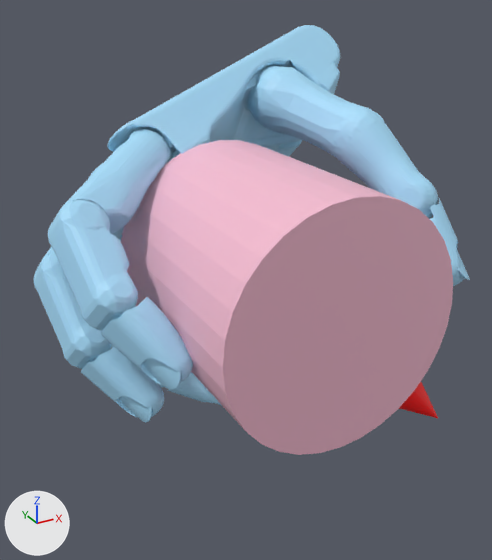
A saved change to the glTF model static/assets/cond/Shadowhand/contactdb+cylinder_medium/1.glb.
Rendered twice from a 50 mm lens placed at (-0.108, -0.177, 0.092), pointed at (0.01, 0.039, -0.016). Every picture has the same lights, and +X, +Y and +Z are marked at lower left. Where no turn or scale is listed for an object, it has been applied to the vertices. Vertices at the same position are counted once.

The first picture shows 'cylinder_medium.stl', 'geometry_1', 'geometry_2'.
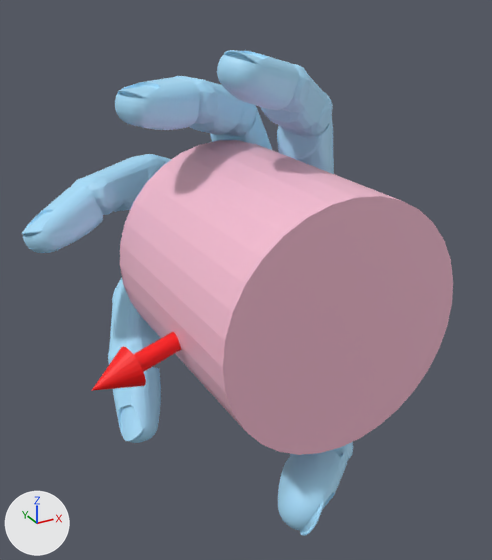
What differs and where, as boxes (x1, y1, x2, y2) in the pictures (492 x 560 px; the box of a moved part takes in the faces that stretch with it):
'geometry_1', reshaped (24% narrower, 22% taller): before (34, 25, 470, 423); after (21, 50, 353, 536)
'geometry_2', reshaped: before (399, 382, 438, 418); after (91, 332, 181, 391)
part 1 of me_geometry_1, moved or reshaped (not visible afterwards): before (88, 25, 340, 179)
part 2 of me_geometry_1, moved or reshaped (not visible afterwards): before (247, 63, 340, 157)
part 3 of me_geometry_1, moved or reshaped: before (66, 128, 171, 234); after (277, 115, 334, 174)
part 4 of me_geometry_1, moved or reshaped: before (48, 199, 138, 331); after (261, 63, 333, 137)
part 5 of me_geometry_1, moved or reshaped: before (101, 297, 193, 390); after (217, 50, 299, 110)
part 6 of me_geometry_1, moved or reshaped: before (46, 227, 124, 255); after (210, 107, 272, 150)
part 7 of me_geometry_1, moved or reshaped: before (34, 251, 112, 369); after (172, 76, 256, 136)
part 8 of me_geometry_1, moved or reshaped: before (81, 347, 164, 423); after (115, 78, 200, 130)
part 9 of me_geometry_1, moved or reshaped (not visible before): after (155, 155, 172, 164)
part 10 of me_geometry_1, moved or reshaped: before (111, 345, 164, 388); after (71, 154, 165, 215)
part 11 of me_geometry_1, moved or reshaped: before (167, 372, 222, 406); after (21, 185, 103, 253)
part 12 of me_geometry_1, moved or reshaped (not visible before): after (108, 284, 161, 364)
part 13 of me_geometry_1, moved or reshaped (not visible before): after (113, 367, 161, 443)
part 14 of me_geometry_1, moved or reshaped (not visible afterwards): before (248, 66, 385, 157)
part 15 of me_geometry_1, moved or reshaped: before (333, 107, 438, 219); after (290, 442, 353, 461)
part 16 of me_geometry_1, moved or reshaped: before (430, 198, 470, 286); after (278, 450, 347, 536)

The change, as a diff of the scene's bpy script:
```diff
--- a/static/assets/cond/Shadowhand/contactdb+cylinder_medium/1.glb.py
+++ b/static/assets/cond/Shadowhand/contactdb+cylinder_medium/1.glb.py
@@ me_geometry_1 @@
 me_geometry_1.from_pydata(...)  # 23775 vertices, 47220 faces; spans x -0.07..0.08, y -0.02..0.134, z -0.065..0.075
+# me_geometry_1 part 1: the loose piece of 3477 vertices spanning x -0.041..0.074, y 0.039..0.134, z -0.005..0.075 is multiplied about its middle by the matrix ((-0.086, 0.274, 0.958), (-0.21, 0.935, -0.286), (-0.974, -0.226, -0.023)), then moved by (0.03, -0.02, -0.072)
+# me_geometry_1 part 2: the loose piece of 2386 vertices spanning x 0.017..0.07, y 0.055..0.123, z -0.001..0.061 is multiplied about its middle by the matrix ((-0.086, 0.274, 0.958), (-0.21, 0.935, -0.286), (-0.974, -0.226, -0.023)), then moved by (-0.003, -0.024, -0.093)
+# me_geometry_1 part 3: the loose piece of 549 vertices spanning x -0.066..-0.016, y 0.012..0.059, z 0.013..0.045 is multiplied about its middle by the matrix ((-0.119, 0.252, 0.96), (-0.175, 0.947, -0.27), (-0.977, -0.2, -0.069)), then moved by (0.074, -0.003, 0.002)
+# me_geometry_1 part 4: the loose piece of 224 vertices spanning x -0.067..-0.047, y -0.007..0.03, z -0.004..0.032 is multiplied about its middle by the matrix ((-0.38, 0.098, 0.92), (-0.36, 0.9, -0.245), (-0.852, -0.424, -0.307)), then moved by (0.073, 0.005, 0.042)
+# me_geometry_1 part 5: the loose piece of 2529 vertices spanning x -0.06..-0.037, y -0.02..0.006, z -0.019..0.007 is multiplied about its middle by the matrix ((-0.508, -0.022, 0.861), (-0.465, 0.849, -0.252), (-0.725, -0.528, -0.441)), then moved by (0.042, 0.008, 0.073)
+# me_geometry_1 part 6: the loose piece of 549 vertices spanning x -0.069..-0.021, y 0.028..0.074, z -0.007..0.029 is multiplied about its middle by the matrix ((-0.042, 0.277, 0.96), (-0.146, 0.949, -0.281), (-0.988, -0.152, 0.001)), then moved by (0.063, 0.001, 0.02)
+# me_geometry_1 part 7: the loose piece of 224 vertices spanning x -0.07..-0.051, y 0.01..0.047, z -0.025..0.011 is multiplied about its middle by the matrix ((-0.257, 0.205, 0.944), (-0.274, 0.922, -0.275), (-0.927, -0.329, -0.18)), then moved by (0.057, 0.01, 0.06)
+# me_geometry_1 part 8: the loose piece of 2529 vertices spanning x -0.063..-0.041, y -0.003..0.023, z -0.04..-0.014 is multiplied about its middle by the matrix ((-0.417, 0.118, 0.901), (-0.373, 0.882, -0.288), (-0.829, -0.456, -0.323)), then moved by (0.023, 0.014, 0.085)
+# me_geometry_1 part 9: the loose piece of 549 vertices spanning x -0.046..-0.017, y 0.05..0.091, z -0.041..0.015 is multiplied about its middle by the matrix ((-0.126, 0.203, 0.971), (-0.033, 0.977, -0.209), (-0.992, -0.058, -0.116)), then moved by (0.033, 0.003, 0.028)
+# me_geometry_1 part 10: the loose piece of 224 vertices spanning x -0.046..-0.018, y 0.034..0.069, z -0.058..-0.023 is multiplied about its middle by the matrix ((-0.385, 0.241, 0.891), (-0.129, 0.942, -0.311), (-0.914, -0.235, -0.332)), then moved by (0.002, 0.009, 0.063)
+# me_geometry_1 part 11: the loose piece of 2529 vertices spanning x -0.027..0.001, y 0.023..0.048, z -0.065..-0.043 is multiplied about its middle by the matrix ((-0.558, 0.238, 0.795), (-0.177, 0.902, -0.394), (-0.811, -0.361, -0.461)), then moved by (-0.042, 0.012, 0.07)
+# me_geometry_1 part 12: the loose piece of 224 vertices spanning x -0.015..0.017, y 0.024..0.062, z -0.061..-0.034 is multiplied about its middle by the matrix ((0.1, 0.17, 0.98), (-0.074, 0.984, -0.163), (-0.992, -0.056, 0.111)), then moved by (-0.034, 0.004, 0.02)
+# me_geometry_1 part 13: the loose piece of 2529 vertices spanning x 0.008..0.036, y 0.01..0.036, z -0.061..-0.043 is multiplied about its middle by the matrix ((-0.057, 0.264, 0.963), (-0.186, 0.945, -0.27), (-0.981, -0.195, -0.005)), then moved by (-0.064, 0.002, 0.005)
+# me_geometry_1 part 14: the loose piece of 207 vertices spanning x 0.025..0.063, y 0.017..0.074, z 0.027..0.061 is multiplied about its middle by the matrix ((-0.039, 0.238, 0.971), (-0.206, 0.949, -0.241), (-0.978, -0.209, 0.012)), then moved by (-0.002, -0.026, -0.1)
+# me_geometry_1 part 15: the loose piece of 633 vertices spanning x 0.041..0.074, y -0.005..0.039, z 0.007..0.049 is multiplied about its middle by the matrix ((-0.081, 0.105, 0.991), (-0.388, 0.913, -0.128), (-0.918, -0.395, -0.033)), then moved by (-0.037, -0.025, -0.088)
+# me_geometry_1 part 16: the loose piece of 2380 vertices spanning x 0.053..0.075, y -0.02..0.009, z -0.011..0.021 is multiplied about its middle by the matrix ((0.077, -0.073, 0.994), (-0.313, 0.945, 0.094), (-0.946, -0.319, 0.05)), then moved by (-0.067, -0.026, -0.063)
 me_geometry_1.materials.append(mat_defaultmaterial_001)
@@ me_geometry_2 @@
 me_geometry_2.from_pydata(...)  # 75 vertices, 144 faces; spans x -0.0025..0.0379, y -0.0427..0.0024, z -0.0405..0.0024
+# me_geometry_2 part 17: the whole mesh is multiplied about the mesh origin by the matrix ((-0.39, 0.796, 0.463), (-0.919, -0.302, -0.255), (-0.063, -0.524, 0.849))
 me_geometry_2.materials.append(mat_defaultmaterial_002)
```
